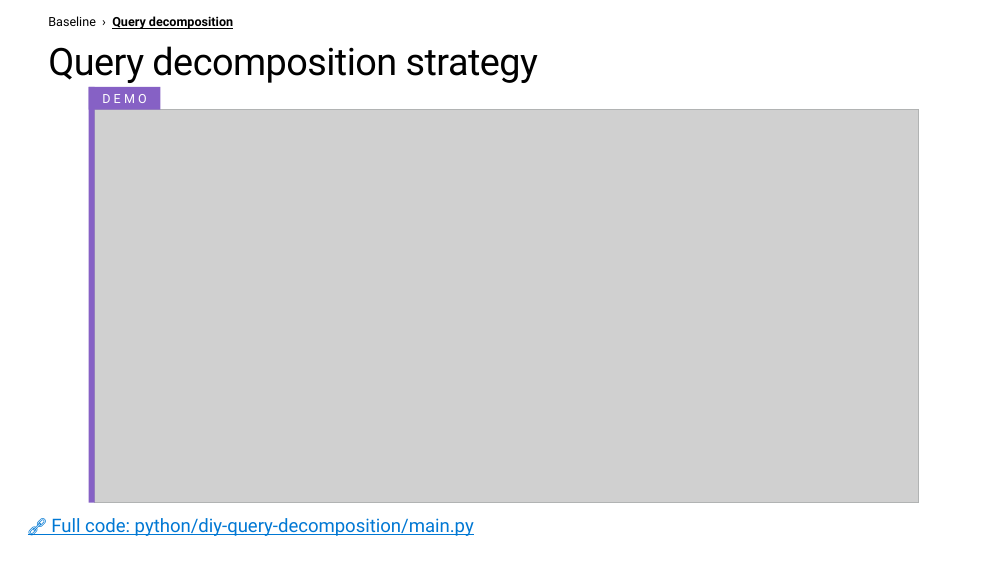
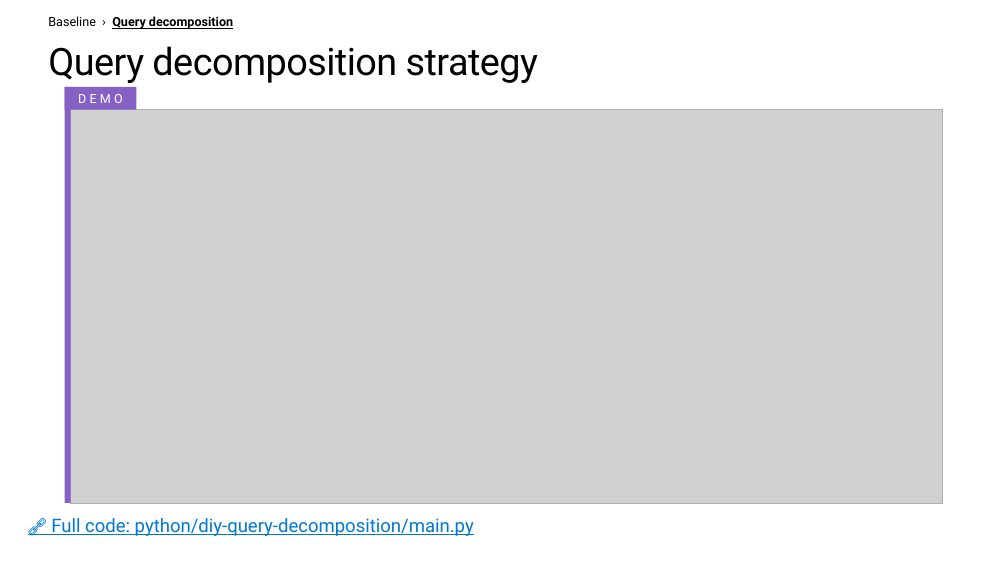
Before and after one commit to microsoft/ignite26-BRK300-building-agentic-retrieval-from-diy-to-foundry-iq, a slide deck: slide 15 of IgniteBRK300-WorkingDeck.pptx. Drawn at 1008x567 pixels with LibreOffice and Linux fonts; fonts in the diff are those of the drawing; grey boxes stand for pictures; background and template pictures are left out. Boxes give left, top, right and bottom in pixels: in the first picture for what was removed or moved away, otherwise in the second. Text is boxed around its words. In the diff, an @@ line names an element or a change of style, - is before the commit and + after.

```diff
--- a/IgniteBRK300-WorkingDeck.pptx
+++ b/IgniteBRK300-WorkingDeck.pptx
@@ rectangle "DEMO": place and size @@
-rectangle "DEMO" at (88,87,160,110)
+rectangle "DEMO" at (64,87,136,110)
@@ rectangle: place and size @@
-rectangle at (88,87,95,503)
+rectangle at (64,87,70,503)
@@ picture: place and size @@
-picture at (95,110,918,503)
+picture at (70,110,942,503)
@@ rectangle: place and size @@
-rectangle at (95,110,918,503)
+rectangle at (70,110,942,503)
```
Also in this commit, not shown: 22 other slides changed, 1 slide added, 1 slide removed, 23 other files.
